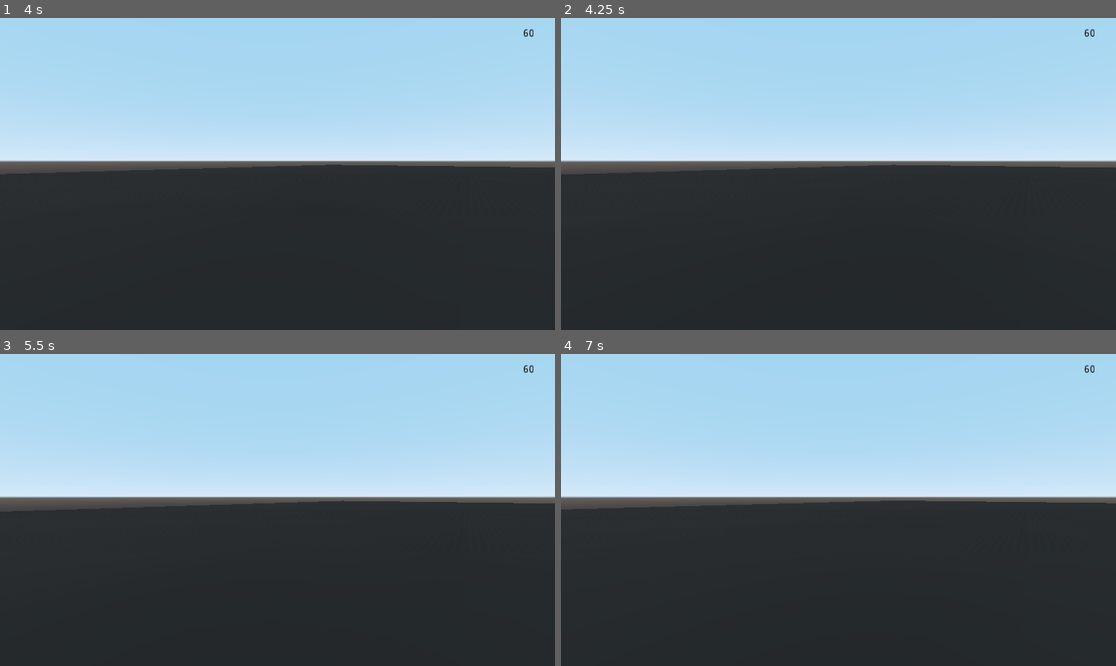
Above: before the commit, frames 1-4 (two rows, left to right).
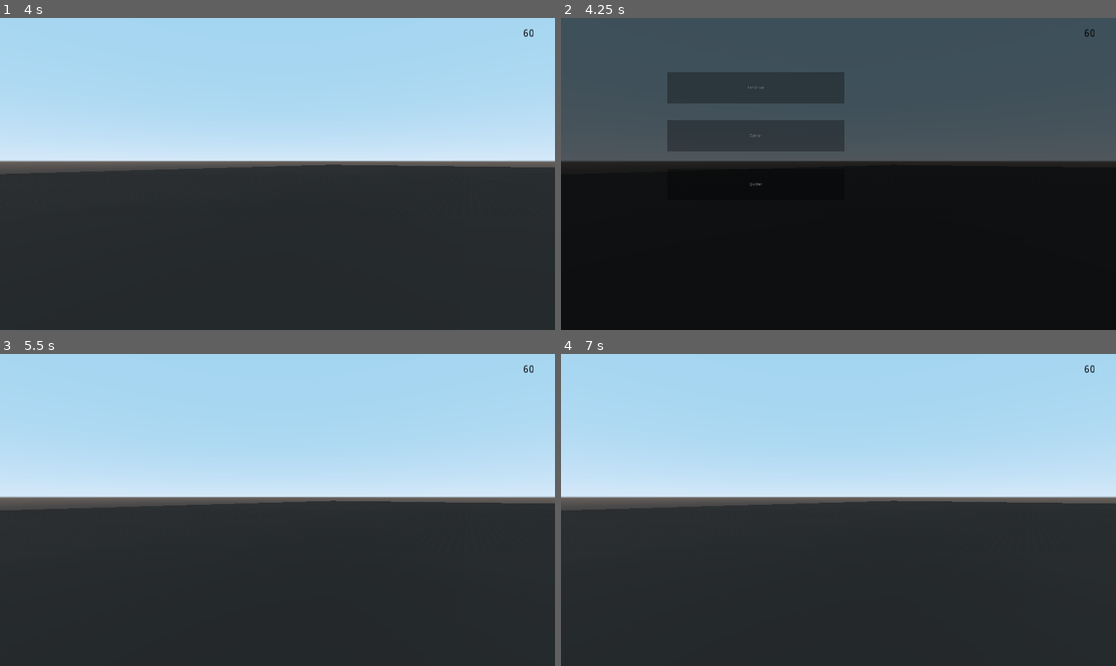
Above: after the commit, the same moments.

Repository: FloYoutube54/JEULPJP
Game: Godot game, scene res://scene/Node2D.tscn
The game is run twice, just before and just after one commit, with the same random seed, the same clock (stepped at 60 frames per second) and the same inputs.
Inputs (mouse positions are in pixels of both pictures, inside the frame that each line leads up to):
- Up to frame 1 (4 s): tap Enter at 0.5, 2.75 s; move the mouse to (305, 174) at 0.52 s; hold Shift (run) 0.53-1.28 s; hold Z (forward) from 0.53 s (still down); move the mouse to (249, 174) at 1.27 s; tap Shift (run) at 1.35, 2.85 s; tap Space at 2, 3.5 s; move the mouse to (288, 167) at 2.02 s; hold Shift (run) 2.03-2.78 s; move the mouse to (271, 180) at 2.77 s; move the mouse to (316, 177) at 3.52 s; hold Shift (run) from 3.53 s (still down)
- Up to frame 2 (4.25 s): keep holding Z (forward); keep holding Shift (run); tap Escape (escape) at 4.15 s
- Up to frame 3 (5.5 s): release Z (forward) at 4.25 s; release Shift (run) at 4.25 s; click (194, 472) at 4.25 s, where only the run after the commit has a clickable "Option"; tap Enter at 5 s; move the mouse to (111, 463) at 5.02 s; hold Q (left) from 5.03 s (still down); tap Shift (run) at 5.1 s
- Up to frame 4 (7 s): move the mouse to (866, 510) at 5.77 s; release Q (left) at 5.78 s; hold S (back) 5.78-6.53 s; hold Shift (run) 5.78-6.53 s; move the mouse to (755, 432) at 6.52 s; hold D (right) from 6.53 s (still down); tap Shift (run) at 6.6 s

Frame 1 is identical in both runs. In frame 2, 100% of the frame differs, in the area x 0-100%, y 0-100%; in frame 3, less than 0.1%; in frame 4, 0.2%.
Error after the commit: Attempt to call function 'popup' in base 'null instance' on a null instance. (res://script/pause_popup.gd:21)

Commit message:
J'ai modifié plein de choses
J'ai modifié plein de trucs et tout...

Diff:
--- a/script/pause_popup.gd
+++ b/script/pause_popup.gd
@@ -4,20 +4,20 @@
 func _ready():
 	pass
 
-func _process(delta):
-	if Input.is_action_pressed("escape"):
+func _process(_delta):
+
+	if Input.is_action_just_pressed("escape"):
 		get_tree().paused = !get_tree().paused
 		self.visible = !self.visible
-		Input.set_mouse_mode(Input.MOUSE_MODE_CONFINED)
-
+		Input.set_mouse_mode(Input.MOUSE_MODE_VISIBLE)
 
 func _on_of_pause_button_up():
-	get_tree().paused = false
-	$pause_popup.hide()
-	Input.set_mouse_mode(Input.MOUSE_MODE_CAPTURED)
+	get_tree().paused = !get_tree().paused
+	self.visible = !self.visible
+	Input.set_mouse_mode(Input.MOUSE_MODE_VISIBLE)
 
 func _on_Option_button_up():
-	$pause_popup.hide()
+	self.visible = !self.visible
 	$option_popup.popup()
 
 func _on_leave_button_up():
Not shown, changed: export_presets.cfg
